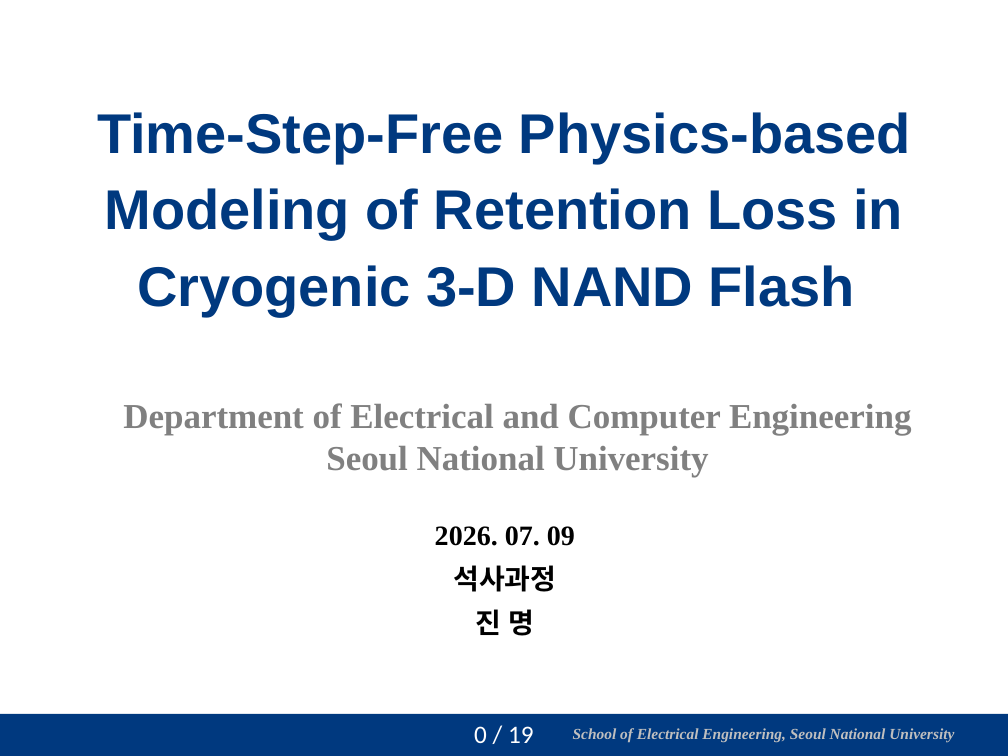
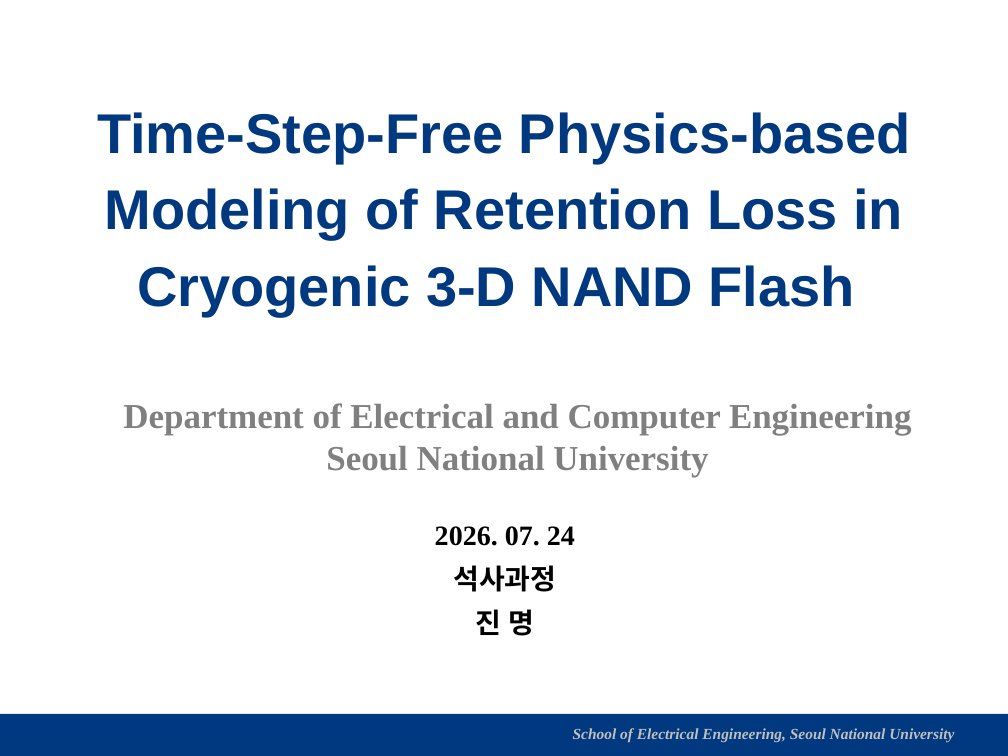
Before and after one commit to vectorcont62-dev/Graduation-SNU-MS, a slide deck: slide 1 of 진명 석사졸업 연구 정리 - TAT 제외.pptx. Drawn at 1008x756 pixels with LibreOffice and Linux fonts; fonts in the diff are those of the drawing; background and template pictures are left out. Boxes give left, top, right and bottom in pixels: in the first picture for what was removed or moved away, otherwise in the second. Text is boxed around its words. In the diff, an @@ line names an element or a change of style, - is before the commit and + after.

Commit message:
TAT part completed. Only Detrap vs TAT in original. Modeled with Dt value from measurement instead free space DOS.

```diff
--- a/진명 석사졸업 연구 정리 - TAT 제외.pptx
+++ b/진명 석사졸업 연구 정리 - TAT 제외.pptx
@@ text at (435,526,575,546): text changed @@
-2026. 07. 09
+2026. 07. 24
@@ page number removed at (474,726,534,743) @@
-0 / 19
```
Also in this commit, not shown: 3 other slides changed, 1 other file.
